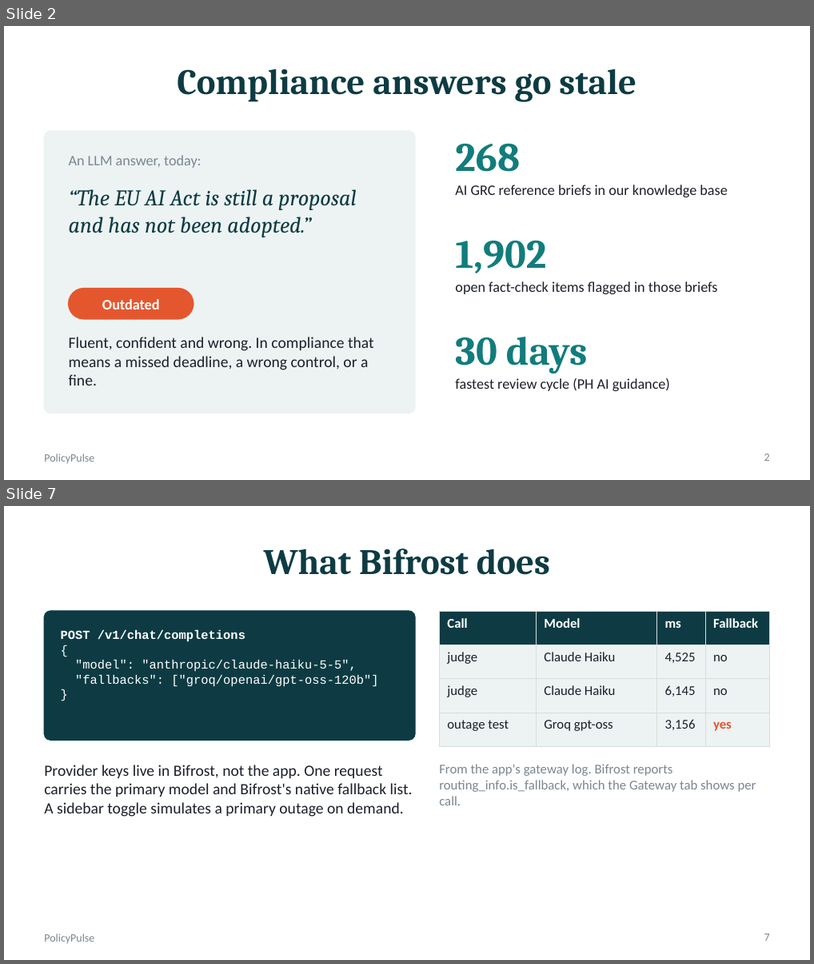
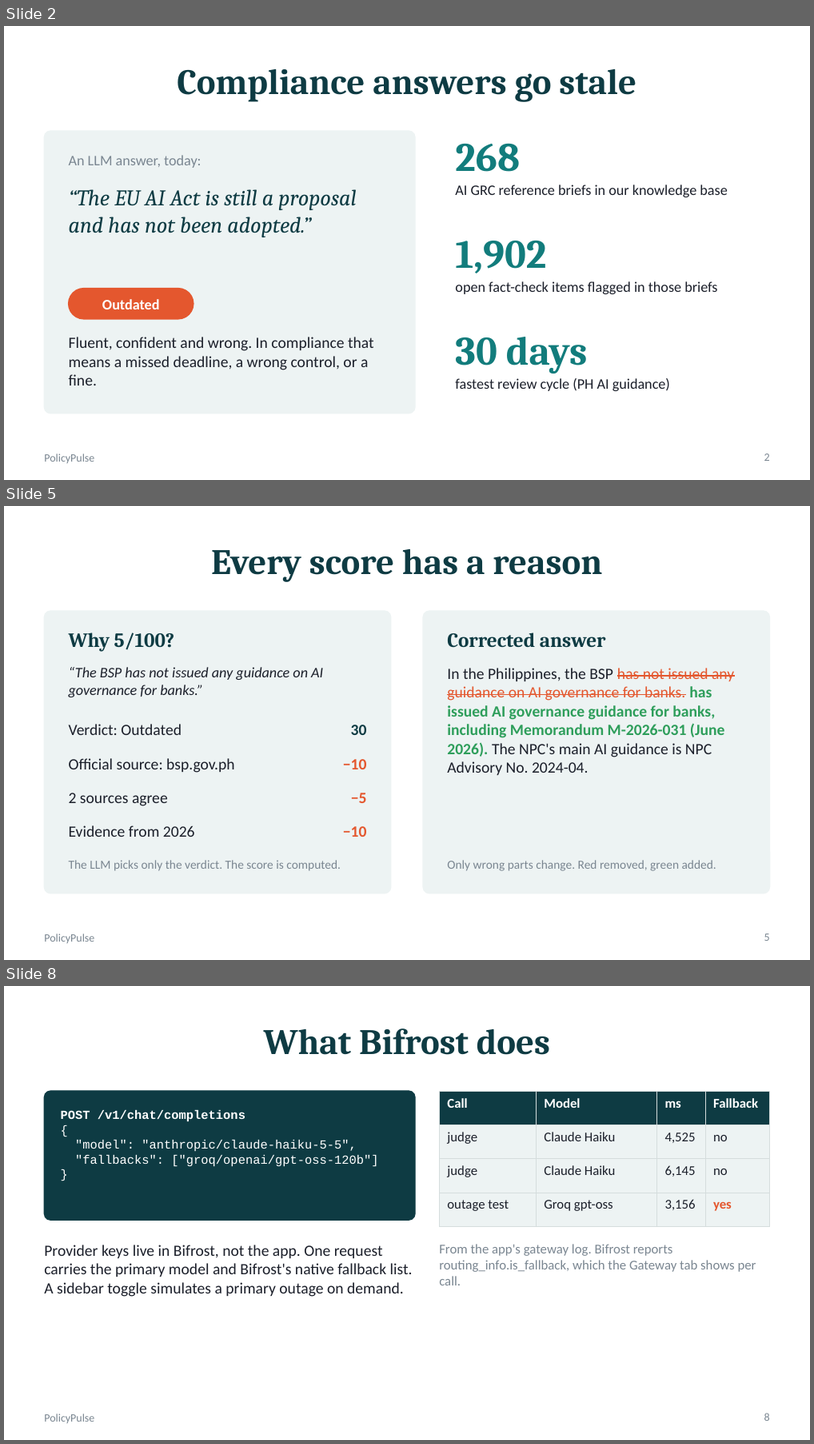
Before and after one commit to sxdkling-ops/policypulse, a slide deck: docs/PolicyPulse_Deck.pptx. Shown one above the other, each under a label of ours: slides 2 and 7 before the commit, slides 2, 5 and 8 after it; the slides between them are not shown. The pictures are 814x964 and 814x1444 pixels, drawn with LibreOffice and Linux fonts; fonts in the diff are those of the drawing. Boxes give left, top, right and bottom in pixels: in the first picture for what was removed or moved away, otherwise in the second. Text is boxed around its words. In the diff, an @@ line names an element or a change of style, - is before the commit and + after.

```diff
--- a/docs/PolicyPulse_Deck.pptx
+++ b/docs/PolicyPulse_Deck.pptx
@@ slide 5 added at (x1=4, y1=506, x2=810, y2=960), background #FFFFFF; not listed: 1 template element that a slide beside it also shows @@
@@ title added at (x1=211, y1=549, x2=602, y2=582), 32 pt, text #0E3B43, bold @@
+Every score has a reason
@@ rounded rectangle added at (x1=44, y1=611, x2=391, y2=893), fill #EDF3F3, outline #EDF3F3 1 pt @@
@@ rounded rectangle added at (x1=423, y1=611, x2=770, y2=893), fill #EDF3F3, outline #EDF3F3 1 pt @@
@@ text added at (x1=69, y1=632, x2=175, y2=652), 18 pt, text #0E3B43, bold @@
+Why 5/100?
@@ text added at (x1=447, y1=632, x2=606, y2=648), 18 pt, text #0E3B43, bold @@
+Corrected answer
@@ text added at (x1=69, y1=667, x2=323, y2=697), 13 pt, text #1B1F2A, italic @@
+“The BSP has not issued any guidance on AI governance for banks.”
@@ text added at (x1=447, y1=668, x2=734, y2=775), 14 pt, text #2E9E5B @@
+In the Philippines, the BSP has not issued any guidance on AI governance for banks. has issued AI governance guidance for banks, including Memorandum M-2026-031 (June 2026). The NPC's main AI guidance is NPC Advisory No. 2024-04.
@@ text added at (x1=69, y1=724, x2=182, y2=735), 14 pt, text #1B1F2A @@
+Verdict: Outdated
@@ text added at (x1=351, y1=724, x2=367, y2=735), 14 pt, text #0E3B43, bold @@
+30
@@ text added at (x1=69, y1=758, x2=235, y2=772), 14 pt, text #1B1F2A @@
+Official source: bsp.gov.ph
@@ text added at (x1=343, y1=759, x2=367, y2=769), 14 pt, text #E4572E, bold @@
+−10
@@ text added at (x1=69, y1=792, x2=168, y2=806), 14 pt, text #1B1F2A @@
+2 sources agree
@@ text added at (x1=351, y1=792, x2=367, y2=803), 14 pt, text #E4572E, bold @@
+−5
@@ text added at (x1=69, y1=825, x2=195, y2=836), 14 pt, text #1B1F2A @@
+Evidence from 2026
@@ text added at (x1=343, y1=826, x2=367, y2=836), 14 pt, text #E4572E, bold @@
+−10
@@ text added at (x1=69, y1=860, x2=341, y2=871), 11 pt, text #7A8691 @@
+The LLM picks only the verdict. The score is computed.
@@ text added at (x1=447, y1=860, x2=717, y2=871), 11 pt, text #7A8691 @@
+Only wrong parts change. Red removed, green added.
@@ page number added at (x1=765, y1=933, x2=770, y2=940), 10 pt, text #7A8691 @@
+5
@@ what was slide 7 is now slide 8 @@
@@ page number at (x1=765, y1=1412, x2=770, y2=1420): text changed @@
-7
+8
```
Also in this commit, not shown: 6 slides changed, 14 other files.
